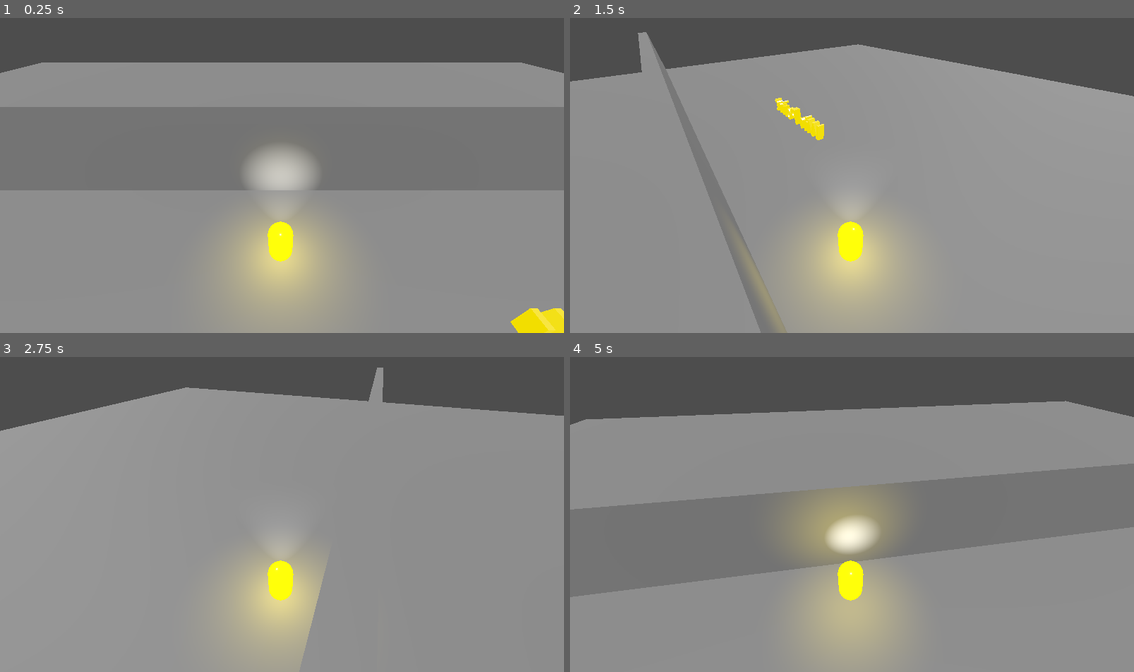
Above: before the commit, frames 1-4 (two rows, left to right).
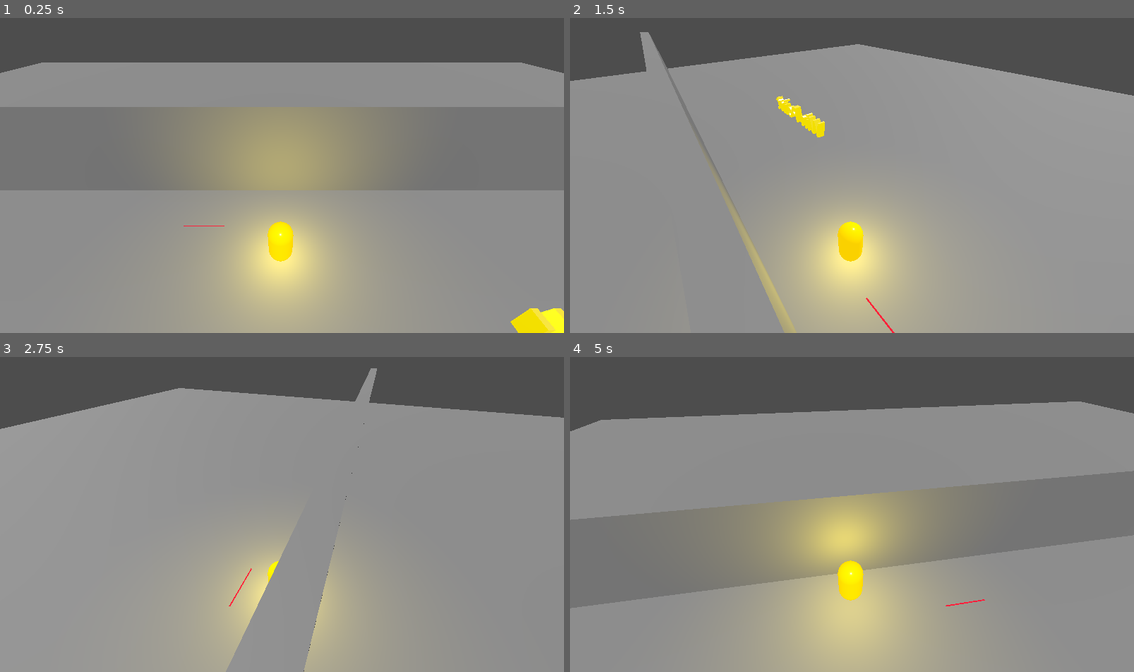
Above: after the commit, the same moments.

Repository: AmirHA-dotcom/BugsBuzzy
Game: Godot game, scene res://Scense/node_3d.tscn
Two runs of this game, one before a commit and one after it. Both use one fixed random seed, a clock stepped at 60 frames per second and the inputs below.
Inputs:
- Up to frame 1 (0.25 s): no input
- Up to frame 2 (1.5 s): tap Enter (ui_accept) at 0.5, 0.77 s; hold E (rotate_right) 0.53-1.28 s; hold S (ui_down) from 1.28 s (still down)
- Up to frame 3 (2.75 s): tap Enter (ui_accept) at 1.52 s; release S (ui_down) at 2.03 s; hold E (rotate_right) from 2.03 s (still down)
- Up to frame 4 (5 s): release E (rotate_right) at 2.78 s; hold W (ui_up) 2.78-3.53 s; tap Enter (ui_accept) at 3.02, 3.77, 4.52 s; hold Q (rotate_left) from 3.53 s (still down)

The runs differ from the first frame. In frame 1, 8.7% of the frame differs, in the area x 32-100%, y 28-100%; in frame 2, 2.6%; in frame 3, 6.4%; in frame 4, 18%, in the area x 0-100%, y 13-100%.

Commit message:
wire trap

Diff:
--- /dev/null
+++ b/Map/trap.gd
@@ -0,0 +1,10 @@
+extends Area3D
+
+func _ready() -> void:
+	# Safer than relying on editor wiring:
+	body_entered.connect(_on_body_entered)
+
+func _on_body_entered(body: Node) -> void:
+	# Adjust the name/class check to your player
+	if body is CharacterBody3D and body.name == "Player":
+		print("You Are Dead!")
--- /dev/null
+++ b/Map/trap.tscn
@@ -0,0 +1,24 @@
+[gd_scene load_steps=5 format=3 uid="uid://cq3n4hchfl5v5"]
+
+[ext_resource type="Script" uid="uid://um06s3royfpo" path="res://Map/trap.gd" id="1_ql4pf"]
+
+[sub_resource type="BoxShape3D" id="BoxShape3D_ql4pf"]
+
+[sub_resource type="PlaneMesh" id="PlaneMesh_vdk08"]
+
+[sub_resource type="StandardMaterial3D" id="StandardMaterial3D_iprsw"]
+albedo_color = Color(1, 0, 0, 1)
+emission_enabled = true
+emission = Color(0.99181265, 0.02423393, 0.20303974, 1)
+
+[node name="Trap" type="Area3D"]
+script = ExtResource("1_ql4pf")
+
+[node name="CollisionShape3D" type="CollisionShape3D" parent="."]
+transform = Transform3D(2.0539942, 0, 0, 0, 0.07224833, 0, 0, 0, 0.084147274, 0, 0, 0)
+shape = SubResource("BoxShape3D_ql4pf")
+
+[node name="MeshInstance3D" type="MeshInstance3D" parent="."]
+transform = Transform3D(1, 0, 0, 0, 1, 0, 0, 0, 0.030041099, 0, 0, 0)
+mesh = SubResource("PlaneMesh_vdk08")
+surface_material_override/0 = SubResource("StandardMaterial3D_iprsw")
--- a/Player/player.gd
+++ b/Player/player.gd
@@ -1,6 +1,6 @@
 extends CharacterBody3D
 
-const SPEED = 5.0
+const SPEED = 7.0
 const JUMP_VELOCITY = 4.5
 const ROTATION_SPEED = 3.0 # Speed at which the player rotates when pressing Q/E
 
--- a/Player/player.tscn
+++ b/Player/player.tscn
@@ -11,7 +11,6 @@
 roughness = 0.1
 emission_enabled = true
 emission = Color(0.96862745, 0.80784315, 0.011764706, 1)
-emission_energy_multiplier = 4.75
 
 [sub_resource type="CapsuleShape3D" id="CapsuleShape3D_l8h54"]
 
@@ -26,16 +25,11 @@
 transform = Transform3D(1, 0, 0, 0, 1, 0, 0, 0, 1, 0, 0.00753057, 0)
 shape = SubResource("CapsuleShape3D_l8h54")
 
-[node name="SpotLight3D" type="SpotLight3D" parent="."]
-light_energy = 5.0
-light_volumetric_fog_energy = 16.0
-spot_range = 10.0
-spot_angle = 30.0
-
 [node name="Camera3D" type="Camera3D" parent="."]
 transform = Transform3D(0.99999994, 0, 0, 0, 0.76828367, 0.6401098, 0, -0.6401098, 0.76828367, 0.056872845, 7.4958687, 4.703599)
 
 [node name="OmniLight3D" type="OmniLight3D" parent="."]
 transform = Transform3D(1, 0, 0, 0, 1, 0, 0, 0, 1, 0, 0.44058394, 0)
 light_color = Color(0.80784315, 0.73333335, 0.07450981, 1)
-light_energy = 4.0
+light_energy = 6.0
+omni_range = 10.0
--- a/Scense/node_3d.tscn
+++ b/Scense/node_3d.tscn
@@ -1,9 +1,10 @@
-[gd_scene load_steps=6 format=3 uid="uid://1xfvj1p7ev1x"]
+[gd_scene load_steps=7 format=3 uid="uid://1xfvj1p7ev1x"]
 
 [ext_resource type="PackedScene" uid="uid://chwnd3cftco3p" path="res://Map/floor.tscn" id="1_7m6t5"]
 [ext_resource type="PackedScene" uid="uid://d01ykwgu2i8xg" path="res://Player/player.tscn" id="2_7dr2q"]
 [ext_resource type="PackedScene" uid="uid://dd3yne4nsjp6u" path="res://Map/wall.tscn" id="3_wussv"]
 [ext_resource type="PackedScene" uid="uid://1euwhhrkb7il" path="res://Map/win_point.tscn" id="4_qomno"]
+[ext_resource type="PackedScene" uid="uid://cq3n4hchfl5v5" path="res://Map/trap.tscn" id="5_ycy7t"]
 
 [sub_resource type="Environment" id="Environment_7dr2q"]
 volumetric_fog_enabled = true
@@ -29,3 +30,6 @@
 
 [node name="Win_Point" parent="." instance=ExtResource("4_qomno")]
 transform = Transform3D(10, 0, 0, 0, 10, 0, 0, 0, 10, 10.616684, 1.509275, 2.9461403)
+
+[node name="Trap" parent="." instance=ExtResource("5_ycy7t")]
+transform = Transform3D(1, 0, 0, 0, 1, 0, 0, 0, 1, -3.8027365, 0.0059845448, -1.5025456)
Not shown, added: Map/trap.gd.uid
